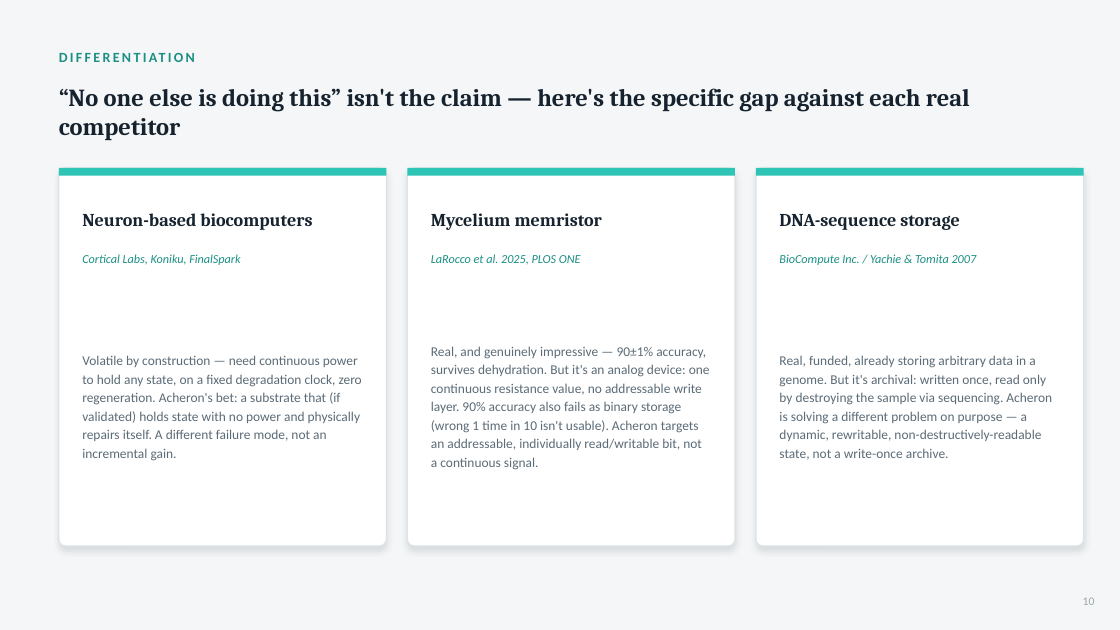
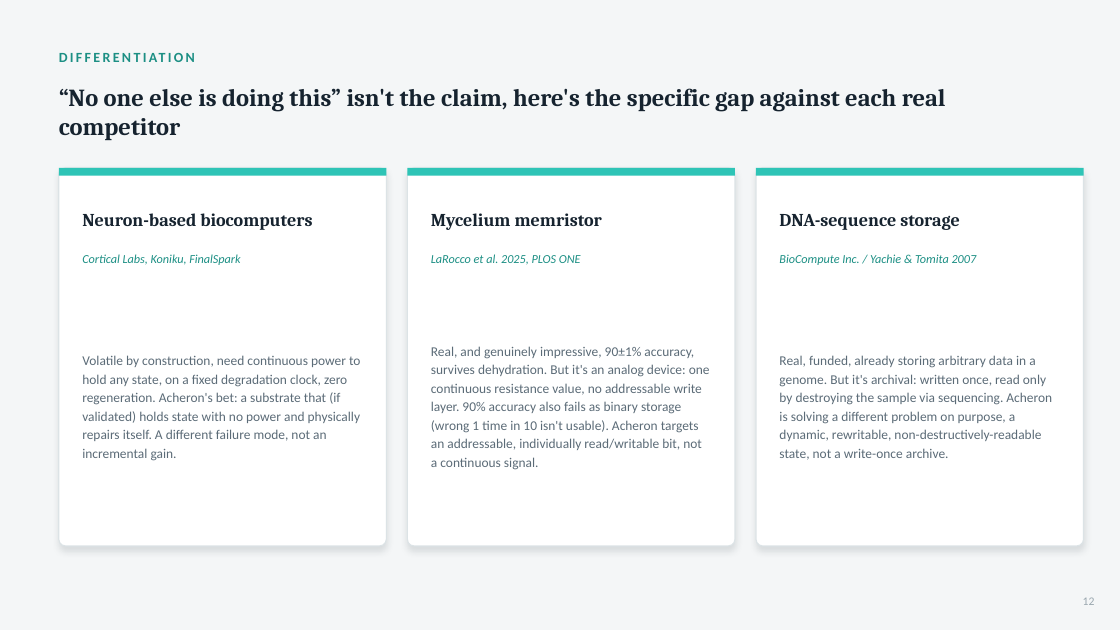
Before and after one commit to rewired89/Acheron, a slide deck: slide 12 of docs/pitch/Acheron_Pitch_Deck.pptx (slide 10 before the commit). Drawn at 1120x630 pixels with LibreOffice and Linux fonts; fonts in the diff are those of the drawing. Boxes give left, top, right and bottom in pixels: in the first picture for what was removed or moved away, otherwise in the second. Text is boxed around its words. In the diff, an @@ line names an element or a change of style, - is before the commit and + after.

```diff
--- a/docs/pitch/Acheron_Pitch_Deck.pptx
+++ b/docs/pitch/Acheron_Pitch_Deck.pptx
@@ text at (59, 88, 946, 140): text changed @@
-“No one else is doing this” isn't the claim — here's the specific gap against each real competitor
+“No one else is doing this” isn't the claim, here's the specific gap against each real competitor
@@ text at (82, 355, 360, 461): text changed @@
-Volatile by construction — need continuous power to hold any state, on a fixed degradation clock, zero regeneration. Acheron's bet: a substrate that (if validated) holds state with no power and physically repairs itself. A different failure mode, not an incremental gain.
+Volatile by construction, need continuous power to hold any state, on a fixed degradation clock, zero regeneration. Acheron's bet: a substrate that (if validated) holds state with no power and physically repairs itself. A different failure mode, not an incremental gain.
@@ text at (431, 346, 710, 470): text changed @@
-Real, and genuinely impressive — 90±1% accuracy, survives dehydration. But it's an analog device: one continuous resistance value, no addressable write layer. 90% accuracy also fails as binary storage (wrong 1 time in 10 isn't usable). Acheron targets an addressable, individually read/writable bit, not a continuous signal.
+Real, and genuinely impressive, 90±1% accuracy, survives dehydration. But it's an analog device: one continuous resistance value, no addressable write layer. 90% accuracy also fails as binary storage (wrong 1 time in 10 isn't usable). Acheron targets an addressable, individually read/writable bit, not a continuous signal.
@@ text at (779, 355, 1052, 460): text changed @@
-Real, funded, already storing arbitrary data in a genome. But it's archival: written once, read only by destroying the sample via sequencing. Acheron is solving a different problem on purpose — a dynamic, rewritable, non-destructively-readable state, not a write-once archive.
+Real, funded, already storing arbitrary data in a genome. But it's archival: written once, read only by destroying the sample via sequencing. Acheron is solving a different problem on purpose, a dynamic, rewritable, non-destructively-readable state, not a write-once archive.
@@ text at (1083, 597, 1095, 605): text changed @@
-10
+12
```
Also in this commit, not shown: 13 other slides changed, 2 slides added, 3 other files.
